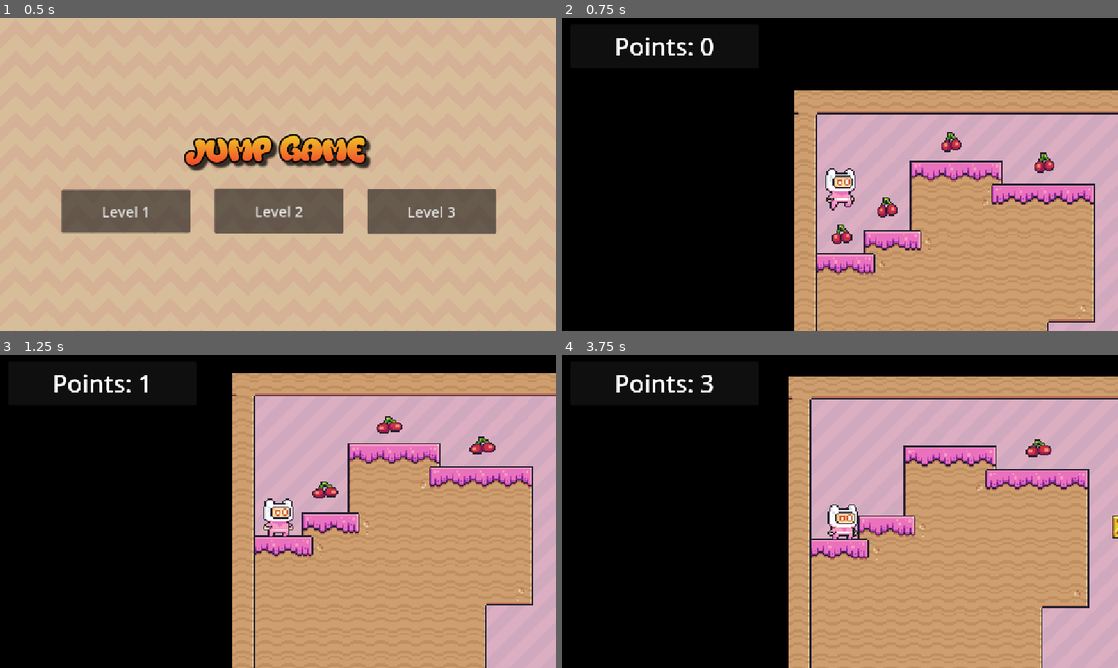
Above: before the commit, frames 1-4 (two rows, left to right).
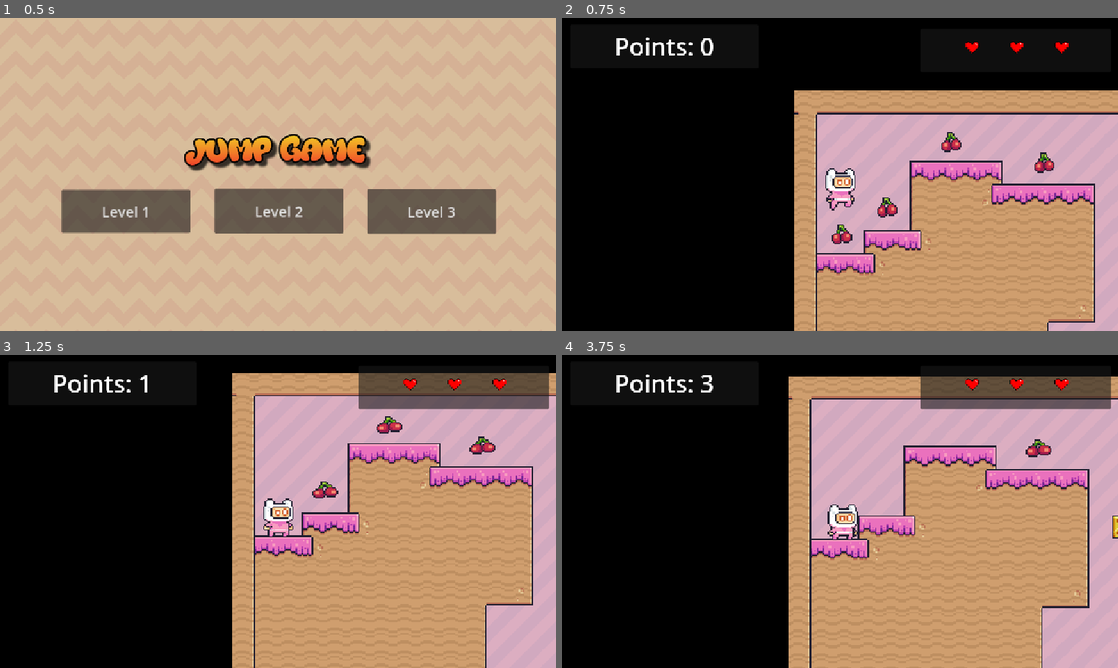
Above: after the commit, the same moments.

Repository: SphurtiD/First_GodotGame_Updated
Game: Godot game, scene res://scenes/menu/main_menu.tscn
The game is run twice, just before and just after one commit, with the same random seed, the same clock (stepped at 60 frames per second) and the same inputs.
Inputs:
- Up to frame 1 (0.5 s): no input
- Up to frame 2 (0.75 s): click "Level 2" at 0.5 s
- Up to frame 3 (1.25 s): no input
- Up to frame 4 (3.75 s): hold Right (right) 1.28-2.78 s; tap Space (jump) at 1.52, 2.27 s; hold Left (left) 2.78-3.53 s; hold Right (right) from 3.53 s (still down)

Frame 1 is identical in both runs. In frame 2, 0.2% of the frame differs, in the area x 72-92%, y 7-12%; in frame 3, 3.9%, in the area x 64-99%, y 5-18%; in frame 4, 3.4%.

Commit message:
Updated level 2 with lives

Diff:
--- a/godot-folder/scenes/levels/level2.tscn
+++ b/godot-folder/scenes/levels/level2.tscn
@@ -7,6 +7,7 @@
 [ext_resource type="PackedScene" uid="uid://dbwg174ii8wlu" path="res://scenes/game_objects/finish.tscn" id="5_jifot"]
 [ext_resource type="Script" uid="uid://dpn405y0fpv5u" path="res://scenes/levels/game_manager.gd" id="6_3opl0"]
 [ext_resource type="PackedScene" uid="uid://jjq16u7qim15" path="res://scenes/levels/level3.tscn" id="6_6ep0u"]
+[ext_resource type="Texture2D" uid="uid://dmjer50nqc62x" path="res://assets/game_elements/Item 3-1.png.png" id="8_k0mew"]
 
 [sub_resource type="TileSetAtlasSource" id="TileSetAtlasSource_lquwl"]
 texture = ExtResource("2_8i3m3")
@@ -276,9 +277,10 @@
 position = Vector2(2301, 513)
 target_level = ExtResource("6_6ep0u")
 
-[node name="GameManager" type="Node" parent="."]
+[node name="GameManager" type="Node" parent="." node_paths=PackedStringArray("hearts")]
 unique_name_in_owner = true
 script = ExtResource("6_3opl0")
+hearts = [NodePath("../UI/Hearts/HBoxContainer/Heart"), NodePath("../UI/Hearts/HBoxContainer/Heart2"), NodePath("../UI/Hearts/HBoxContainer/Heart3")]
 
 [node name="UI" type="CanvasLayer" parent="."]
 
@@ -302,3 +304,46 @@
 text = "Points: 0"
 horizontal_alignment = 1
 vertical_alignment = 1
+
+[node name="Hearts" type="Panel" parent="UI"]
+anchors_preset = 1
+anchor_left = 1.0
+anchor_right = 1.0
+offset_left = -410.0
+offset_top = 22.0
+offset_right = -15.0
+offset_bottom = 111.0
+grow_horizontal = 0
+
+[node name="HBoxContainer" type="HBoxContainer" parent="UI/Hearts"]
+layout_mode = 1
+anchors_preset = 8
+anchor_left = 0.5
+anchor_top = 0.5
+anchor_right = 0.5
+anchor_bottom = 0.5
+offset_left = -197.5
+offset_top = -44.5
+offset_right = 197.5
+offset_bottom = 44.5
+grow_horizontal = 2
+grow_vertical = 2
+alignment = 1
+
+[node name="Heart" type="TextureRect" parent="UI/Hearts/HBoxContainer"]
+texture_filter = 1
+layout_mode = 2
+texture = ExtResource("8_k0mew")
+expand_mode = 2
+
+[node name="Heart2" type="TextureRect" parent="UI/Hearts/HBoxContainer"]
+texture_filter = 1
+layout_mode = 2
+texture = ExtResource("8_k0mew")
+expand_mode = 2
+
+[node name="Heart3" type="TextureRect" parent="UI/Hearts/HBoxContainer"]
+texture_filter = 1
+layout_mode = 2
+texture = ExtResource("8_k0mew")
+expand_mode = 2
Not shown: 1 places in godot-folder/scenes/levels/level2.tscn that only renumber resources
